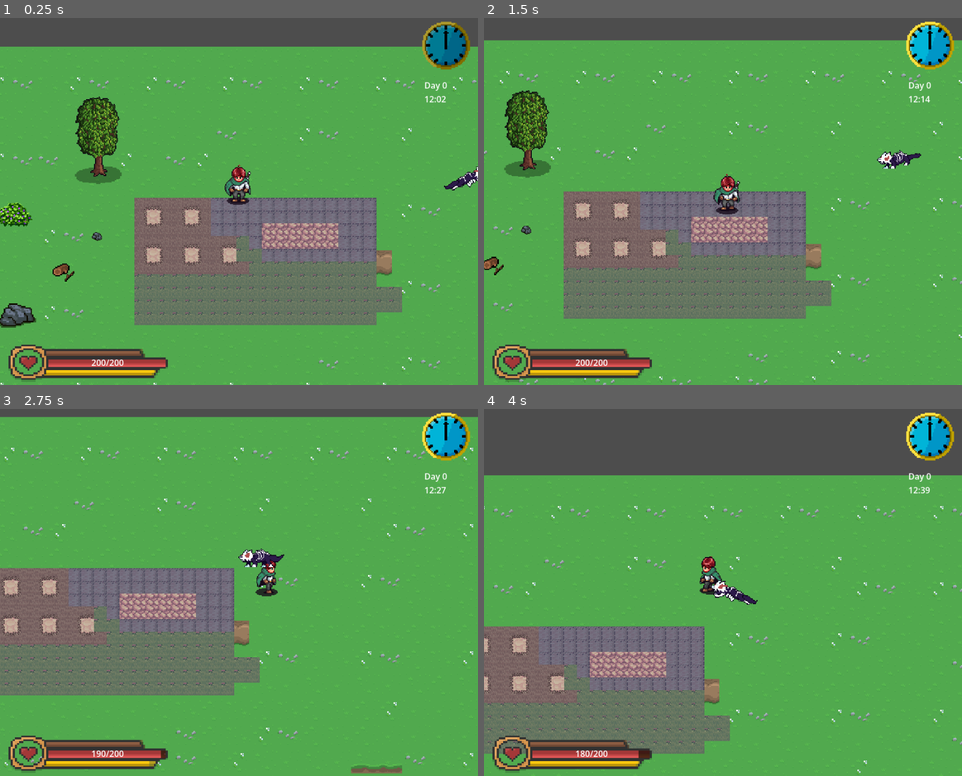
Above: before the commit, frames 1-4 (two rows, left to right).
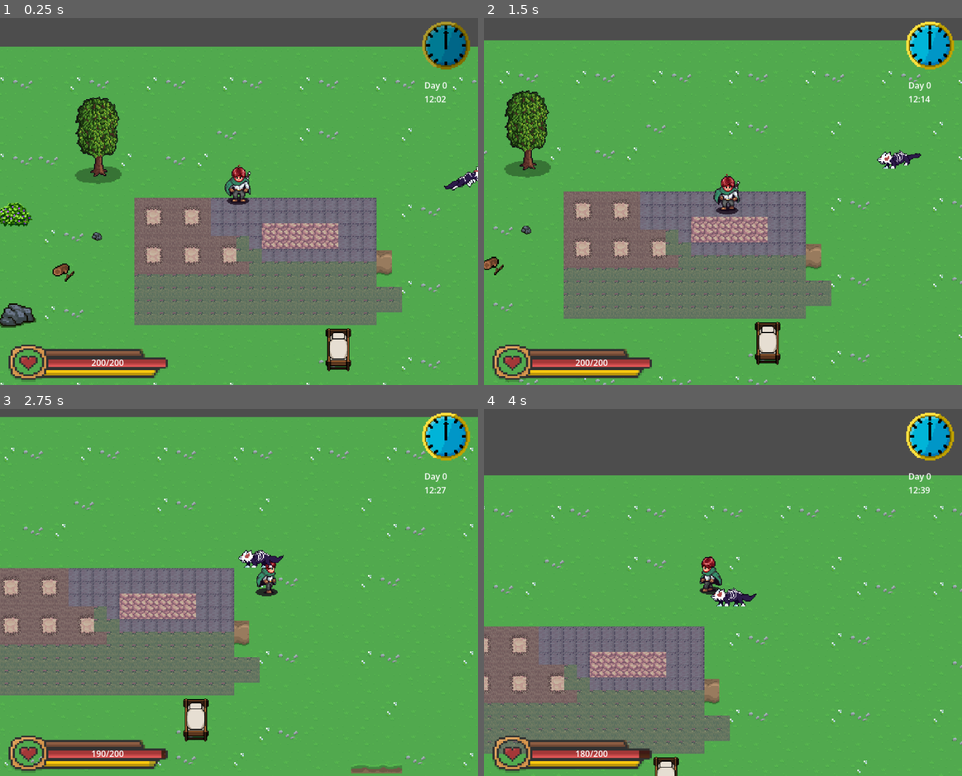
Above: after the commit, the same moments.

Repository: Asidi120/Project_Game_Dev_Mindbreak
Game: Godot game, scene res://Scripts/playground.tscn
The game is run twice, just before and just after one commit, with the same random seed, the same clock (stepped at 60 frames per second) and the same inputs.
Inputs (mouse positions are in pixels of both pictures, inside the frame that each line leads up to):
- Up to frame 1 (0.25 s): no input
- Up to frame 2 (1.5 s): move the mouse to (828, 179) at 0.52 s; hold D (right) 0.53-1.28 s; click (828, 179) at 0.6 s; move the mouse to (627, 216) at 1.27 s; hold S (down) from 1.28 s (still down); tap F (pick_up) at 1.35 s
- Up to frame 3 (2.75 s): move the mouse to (286, 508) at 2.02 s; release S (down) at 2.03 s; hold D (right) from 2.03 s (still down); hold Shift (sprint) from 2.03 s (still down)
- Up to frame 4 (4 s): move the mouse to (699, 665) at 2.77 s; release D (right) at 2.78 s; release Shift (sprint) at 2.78 s; hold W (up) 2.78-3.53 s; click (699, 665) at 2.85 s; move the mouse to (866, 647) at 3.52 s; hold A (left) from 3.53 s (still down); tap F (pick_up) at 3.6 s

The runs differ from the first frame. In frame 1, 0.6% of the frame differs, in the area x 68-74%, y 84-97%; in frame 2, 0.6%; in frame 3, 0.8%, in the area x 33-60%, y 37-96%; in frame 4, 0.6%.

Commit message:
bed and skiping day

Diff:
--- a/Player/player.tscn
+++ b/Player/player.tscn
@@ -4,7 +4,7 @@
 [ext_resource type="Texture2D" uid="uid://ce67ralp6odp" path="res://Player/Sprite/ExamplePlayerSprite.png" id="1_l8h54"]
 
 [sub_resource type="RectangleShape2D" id="RectangleShape2D_4ntmi"]
-size = Vector2(44, 17.99936)
+size = Vector2(17.999146, 17.99936)
 
 [sub_resource type="Animation" id="Animation_4ntmi"]
 length = 0.001
@@ -102,7 +102,7 @@
 script = ExtResource("1_4ntmi")
 
 [node name="CollisionShape2D" type="CollisionShape2D" parent="." unique_id=747600270]
-position = Vector2(0.0003204639, -18.000427)
+position = Vector2(-0.0024541956, -5)
 rotation = 1.5710098
 shape = SubResource("RectangleShape2D_4ntmi")
 
--- /dev/null
+++ b/Scenes/StaticStructures/bed.gd
@@ -0,0 +1,38 @@
+extends Node2D
+
+@onready var day_counter: Label = $"../CanvasLayer/day_counter"
+@onready var day_night_overlay: CanvasModulate = $"../DayNightOverlay"
+
+var can_sleep:=false
+var target_color=Color(1,1,1,1)
+var sleeping = false
+var sleep_timer = 0.0
+
+func _process(delta: float) -> void:
+	if can_sleep and (day_counter.hours>=22 or day_counter.hours<6) and Input.is_action_just_pressed("action (open door, sleep etc.)"):
+		sleeping=true
+		sleep_timer = 0.0
+	if sleeping:
+		sleeping_in_action(delta)
+
+func sleeping_in_action(delta):
+	# fade do czerni
+	var target = Color(0, 0, 0, 1)
+	day_night_overlay.color = day_night_overlay.color.lerp(target, 3 * delta)
+
+	# licznik czasu
+	sleep_timer += delta
+
+	# po 2 sekundach
+	if sleep_timer >= 1.0:
+		day_counter.skip_to_morning()
+		sleeping = false
+
+
+func _on_sleeping_area_body_exited(body: Node2D) -> void:
+	if body.is_in_group("Players"):
+		can_sleep=false
+
+func _on_sleeping_area_body_entered(body: Node2D) -> void:
+	if body.is_in_group("Players"):
+		can_sleep=true
--- /dev/null
+++ b/Scenes/StaticStructures/bed.tscn
@@ -0,0 +1,63 @@
+[gd_scene format=3 uid="uid://dwr75oy600gxk"]
+
+[ext_resource type="Script" uid="uid://c2c3i2hws4mko" path="res://Scenes/StaticStructures/bed.gd" id="1_b02y7"]
+[ext_resource type="Texture2D" uid="uid://ds0ngwsqirkev" path="res://Sprites/Furniture.png" id="1_olsg3"]
+
+[sub_resource type="AtlasTexture" id="AtlasTexture_b02y7"]
+atlas = ExtResource("1_olsg3")
+region = Rect2(32, 149, 32, 54)
+
+[sub_resource type="CircleShape2D" id="CircleShape2D_olsg3"]
+radius = 17.0
+
+[sub_resource type="AtlasTexture" id="AtlasTexture_xtdod"]
+atlas = ExtResource("1_olsg3")
+region = Rect2(64, 146, 16, 10)
+
+[sub_resource type="AtlasTexture" id="AtlasTexture_fj1nx"]
+atlas = ExtResource("1_olsg3")
+region = Rect2(71, 164, 24, 25)
+
+[sub_resource type="RectangleShape2D" id="RectangleShape2D_j70dt"]
+size = Vector2(29, 14)
+
+[sub_resource type="RectangleShape2D" id="RectangleShape2D_8kxfb"]
+size = Vector2(32, 8)
+
+[node name="Bed" type="Node2D" unique_id=1754547488]
+script = ExtResource("1_b02y7")
+
+[node name="Bed under" type="Sprite2D" parent="." unique_id=1588758865]
+z_index = -1
+texture = SubResource("AtlasTexture_b02y7")
+
+[node name="Sleeping_area" type="Area2D" parent="." unique_id=1353252386]
+
+[node name="SleepAreaShape" type="CollisionShape2D" parent="Sleeping_area" unique_id=1486360366]
+z_index = 3
+position = Vector2(0, -3)
+shape = SubResource("CircleShape2D_olsg3")
+
+[node name="Pillow" type="Sprite2D" parent="." unique_id=754902531]
+z_index = -1
+position = Vector2(0, -17)
+texture = SubResource("AtlasTexture_xtdod")
+
+[node name="Duvet" type="Sprite2D" parent="." unique_id=1464370308]
+z_index = 2
+position = Vector2(0, -1)
+scale = Vector2(1, 1.06)
+texture = SubResource("AtlasTexture_fj1nx")
+
+[node name="CollisionWithBed" type="StaticBody2D" parent="." unique_id=698727050]
+
+[node name="CollisionShape2D" type="CollisionShape2D" parent="CollisionWithBed" unique_id=1652779962]
+position = Vector2(0.5, 20)
+shape = SubResource("RectangleShape2D_j70dt")
+
+[node name="CollisionShape2D2" type="CollisionShape2D" parent="CollisionWithBed" unique_id=1937263151]
+position = Vector2(0, -23)
+shape = SubResource("RectangleShape2D_8kxfb")
+
+[connection signal="body_entered" from="Sleeping_area" to="." method="_on_sleeping_area_body_entered"]
+[connection signal="body_exited" from="Sleeping_area" to="." method="_on_sleeping_area_body_exited"]
--- a/Scripts/day_counter.gd
+++ b/Scripts/day_counter.gd
@@ -14,10 +14,21 @@
 	clock_texture_update(delta)
 
 func time_passage(delta):
-	time += 10*delta  # acceleration of time (1 second = 20 minutes in game)
+	time += 10*delta  # acceleration of time (1 second = 10 minutes in game)
 	hours = int(time / 60) % 24
 	minutes = int(time) % 60
 	days=time/1440
+
+func skip_to_morning():
+	var target_time = 6 * 60 # 6:00 morning = 360 minutes
+	var current_time = int(time) % 1440
+
+	var diff = target_time - current_time
+
+	if diff <= 0:
+		diff += 1440  # next day
+
+	time += diff
 
 func clock_texture_update(delta): #update of clock texture and smoth update between night clock and day clock
 	if hours==3 or hours == 15:
--- a/Scripts/playground.tscn
+++ b/Scripts/playground.tscn
@@ -1,6 +1,5 @@
 [gd_scene format=3 uid="uid://dmct4fd2kdncm"]
 
-[ext_resource type="Script" uid="uid://dfkh1vhqc5wbu" path="res://Scripts/gameboard.gd" id="1_5lgnv"]
 [ext_resource type="PackedScene" uid="uid://bngnbg51yitf7" path="res://Tile Maps/Grass01.tscn" id="2_djkbh"]
 [ext_resource type="PackedScene" uid="uid://c75udmyukhfvk" path="res://Tile Maps/Bleak_yellow_grass.tscn" id="3_vj8hk"]
 [ext_resource type="PackedScene" uid="uid://c2e0o08q8buid" path="res://Player/player.tscn" id="4_b7mh3"]
@@ -18,6 +17,7 @@
 [ext_resource type="Texture2D" uid="uid://c1w1adrgxc7pf" path="res://Sprites/clock0.png" id="16_b7mh3"]
 [ext_resource type="Script" uid="uid://dmrjabrt0njvq" path="res://Scripts/day_counter.gd" id="17_07tfq"]
 [ext_resource type="Texture2D" uid="uid://8qn3jb53vo6c" path="res://Sprites/clock4.png" id="17_dt752"]
+[ext_resource type="PackedScene" uid="uid://dwr75oy600gxk" path="res://Scenes/StaticStructures/bed.tscn" id="19_l7aru"]
 [ext_resource type="Script" uid="uid://bs3h32b6gxe2i" path="res://Scripts/day_night_overlay.gd" id="19_tc4ax"]
 
 [sub_resource type="AtlasTexture" id="AtlasTexture_djkbh"]
@@ -60,7 +60,6 @@
 
 [node name="Playground" type="Node2D" unique_id=571104678]
 position = Vector2(-17, -37)
-script = ExtResource("1_5lgnv")
 
 [node name="Grass01" parent="." unique_id=1278695867 instance=ExtResource("2_djkbh")]
 z_index = -12
@@ -203,3 +202,6 @@
 [node name="DayNightOverlay" type="CanvasModulate" parent="." unique_id=1490973845]
 position = Vector2(819, 160)
 script = ExtResource("19_tc4ax")
+
+[node name="Bed" parent="." unique_id=1754547488 instance=ExtResource("19_l7aru")]
+position = Vector2(125, 189)
--- a/project.godot
+++ b/project.godot
@@ -66,6 +66,11 @@
 "events": [Object(InputEventKey,"resource_local_to_scene":false,"resource_name":"","device":-1,"window_id":0,"alt_press …(192 unchanged characters)…
 ]
 }
+"action (open door, sleep etc.)"={
+"deadzone": 0.2,
+"events": [Object(InputEventKey,"resource_local_to_scene":false,"resource_name":"","device":0,"window_id":0,"alt_pressed":false,"shift_pressed":false,"ctrl_pressed":false,"meta_pressed":false,"pressed":false,"keycode":0,"physical_keycode":69,"key_label":0,"unicode":0,"location":0,"echo":false,"script":null)
+]
+}
 
 [layer_names]
 
Not shown, added: Scenes/StaticStructures/bed.gd.uid
Binary file added: Sprites/Furniture.png
Not shown, added: Sprites/Furniture.png.import
